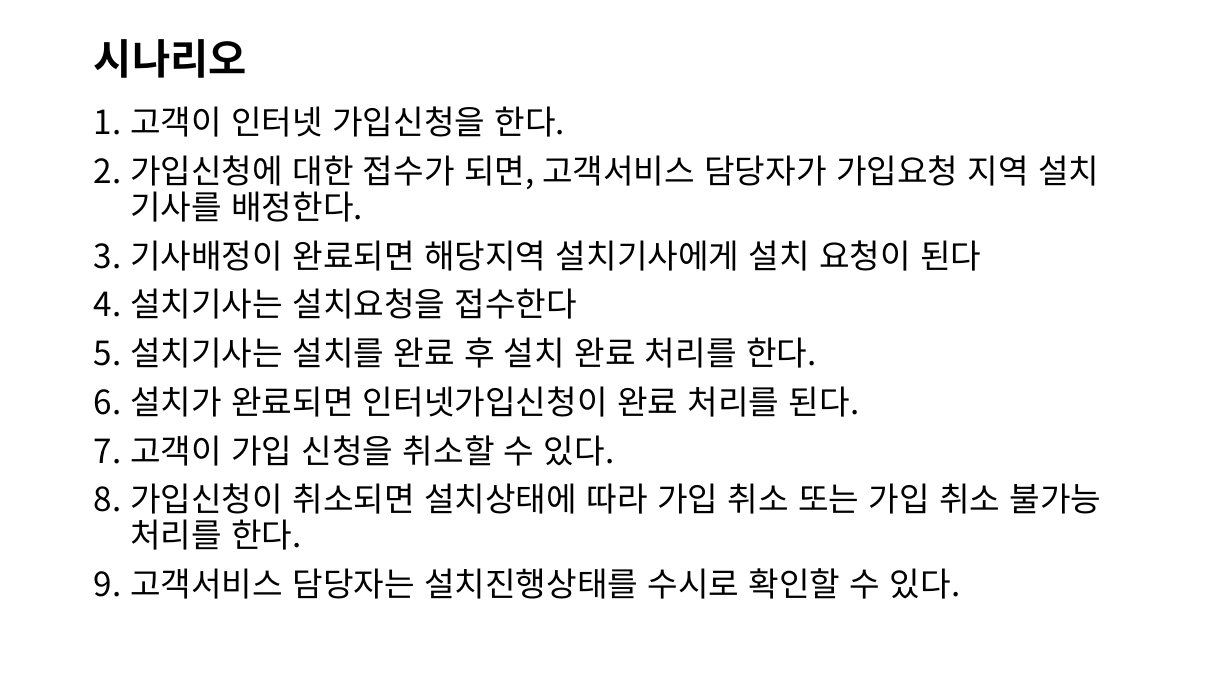
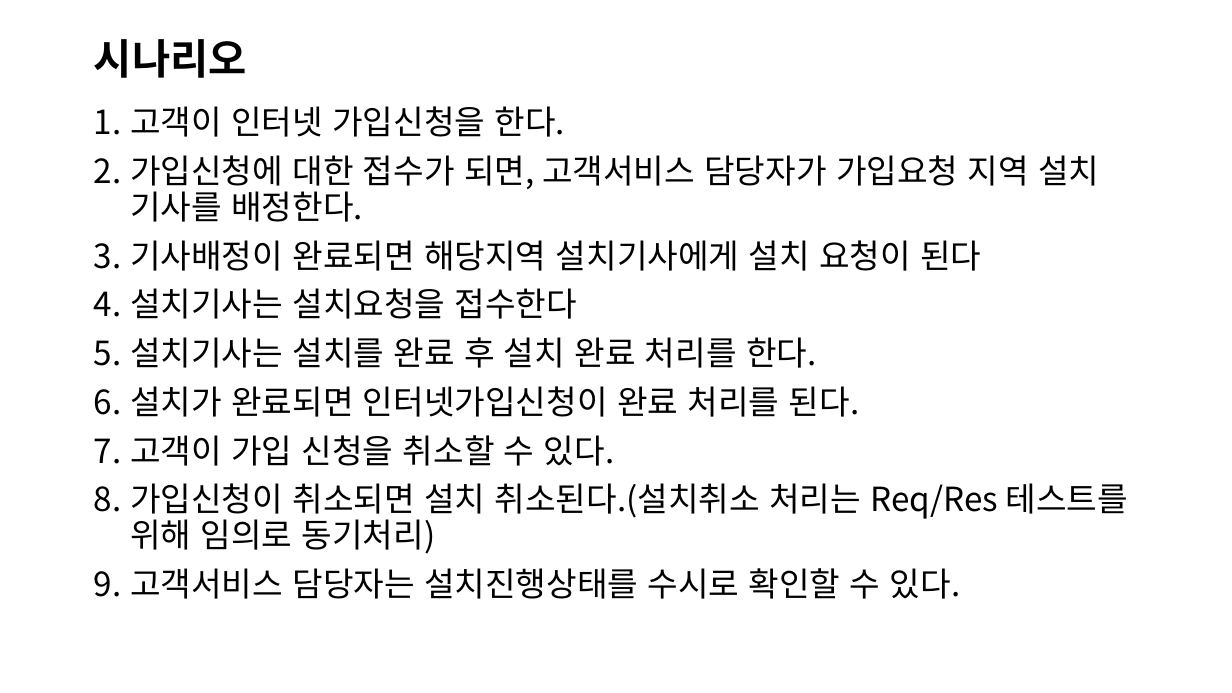
Before and after one commit to jisujin/ipTVShopProject, a slide deck: slide 2 of 실습프로젝트설계_ipTVShopProject.pptx. Drawn at 1232x693 pixels with LibreOffice and Linux fonts; fonts in the diff are those of the drawing. Boxes give left, top, right and bottom in pixels: in the first picture for what was removed or moved away, otherwise in the second. Text is boxed around its words. In the diff, an @@ line names an element or a change of style, - is before the commit and + after.

```diff
--- a/실습프로젝트설계_ipTVShopProject.pptx
+++ b/실습프로젝트설계_ipTVShopProject.pptx
@@ text at box(130, 483, 1128, 554): text changed @@
-8. 가입신청이 취소되면 설치상태에 따라 가입 취소 또는 가입 취소 불가능 처리를 한다.
+8. 가입신청이 취소되면 설치 취소된다.(설치취소 처리는 Req/Res 테스트를 위해 임의로 동기처리)
```
Also in this commit, not shown: 17 other slides changed, 2 slides removed.
